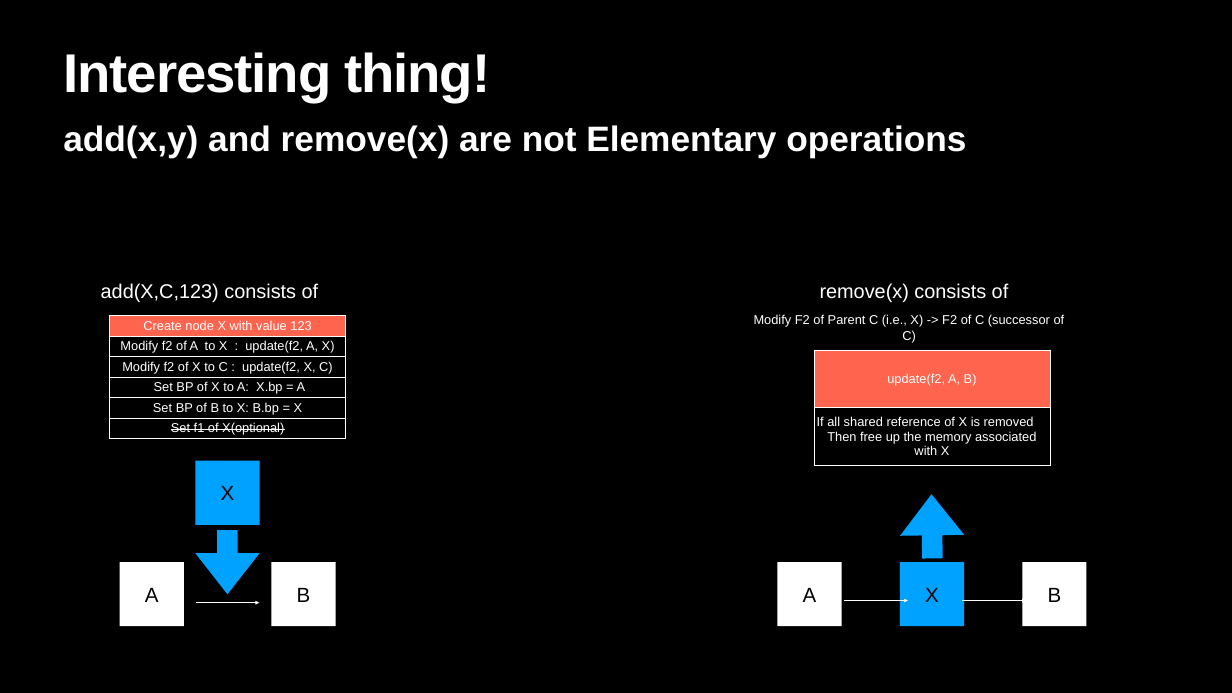
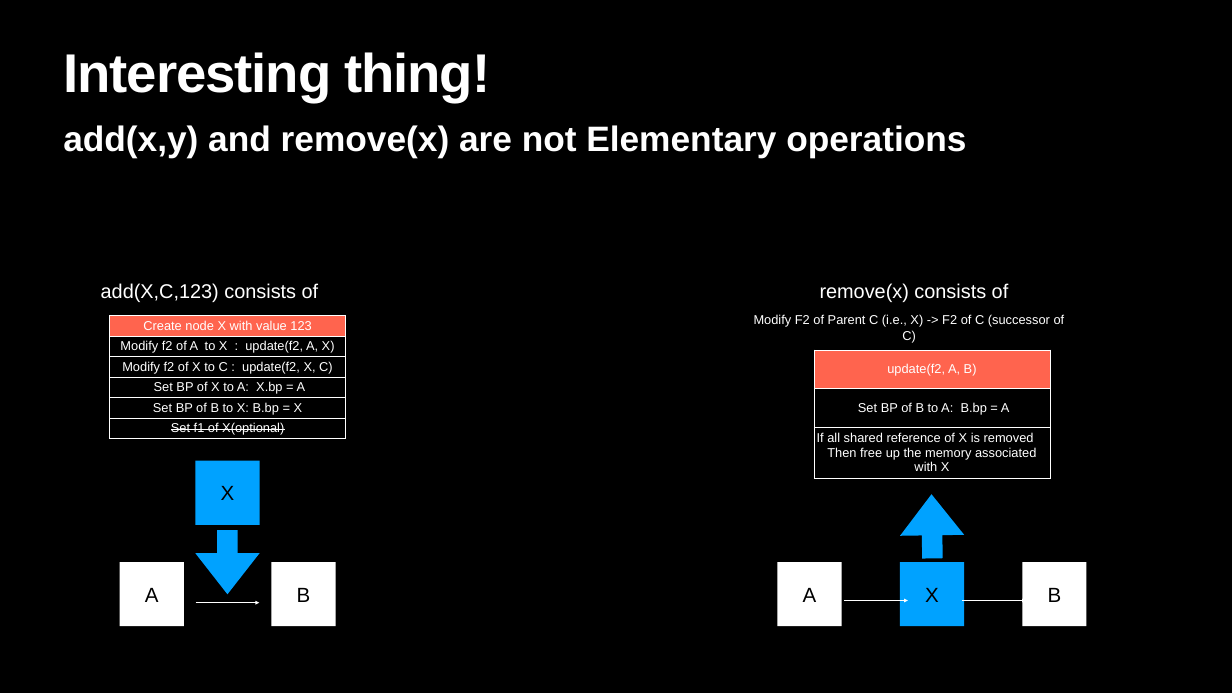
Before and after one commit to SirArthur7/PersistantDataStructure, a slide deck: slide 14 of Debasmit/Partialpersistent_pointerM.pptx. Drawn at 1232x693 pixels with LibreOffice and Linux fonts; fonts in the diff are those of the drawing. Boxes give left, top, right and bottom in pixels: in the first picture for what was removed or moved away, otherwise in the second. Text is boxed around its words. In the diff, an @@ line names an element or a change of style, - is before the commit and + after.

```diff
--- a/Debasmit/Partialpersistent_pointerM.pptx
+++ b/Debasmit/Partialpersistent_pointerM.pptx
@@ table at (814, 350, 1050, 475) @@
+row 2: Set BP of B to A: B.bp = A
```
Also in this commit, not shown: 10 other slides changed, 11 other files.
